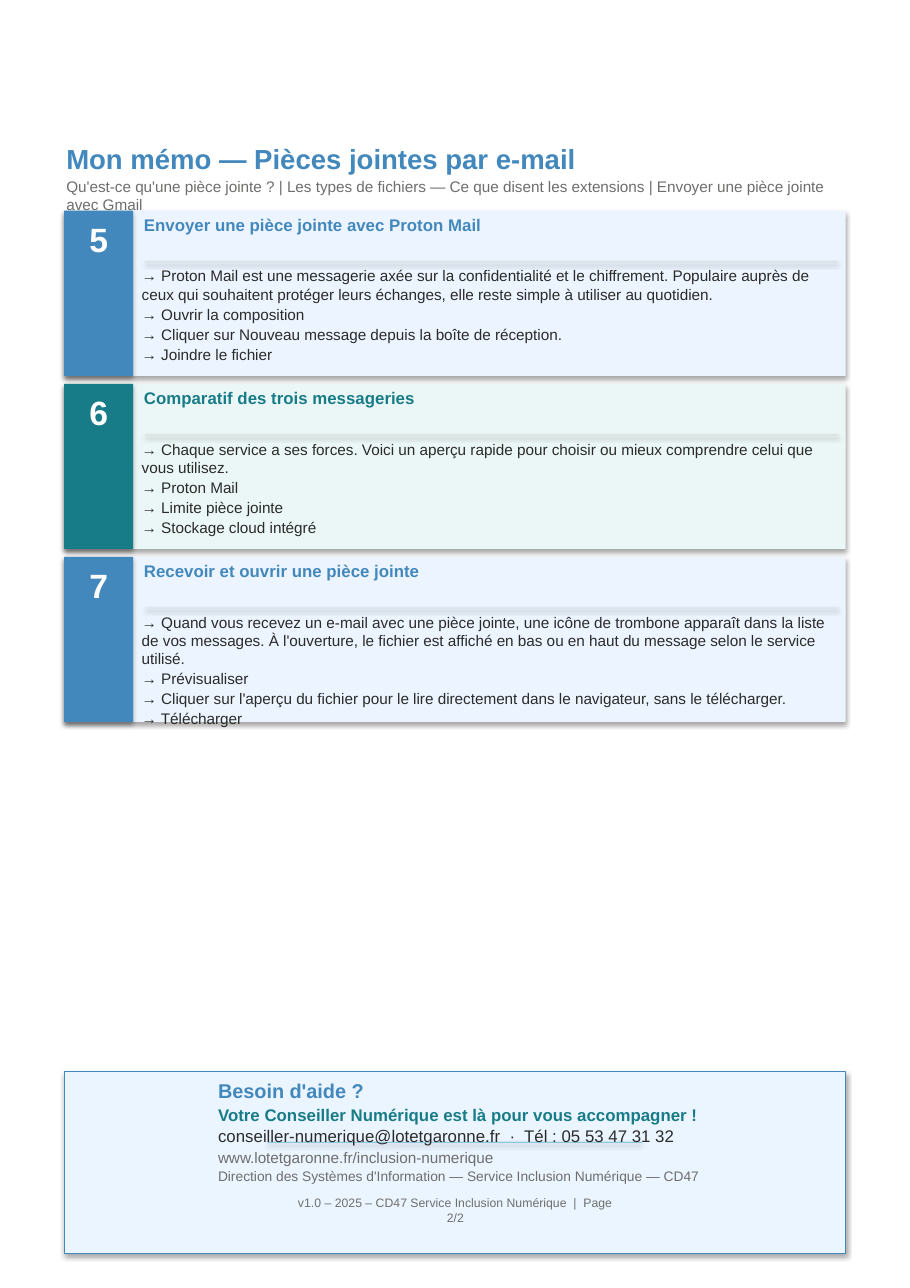
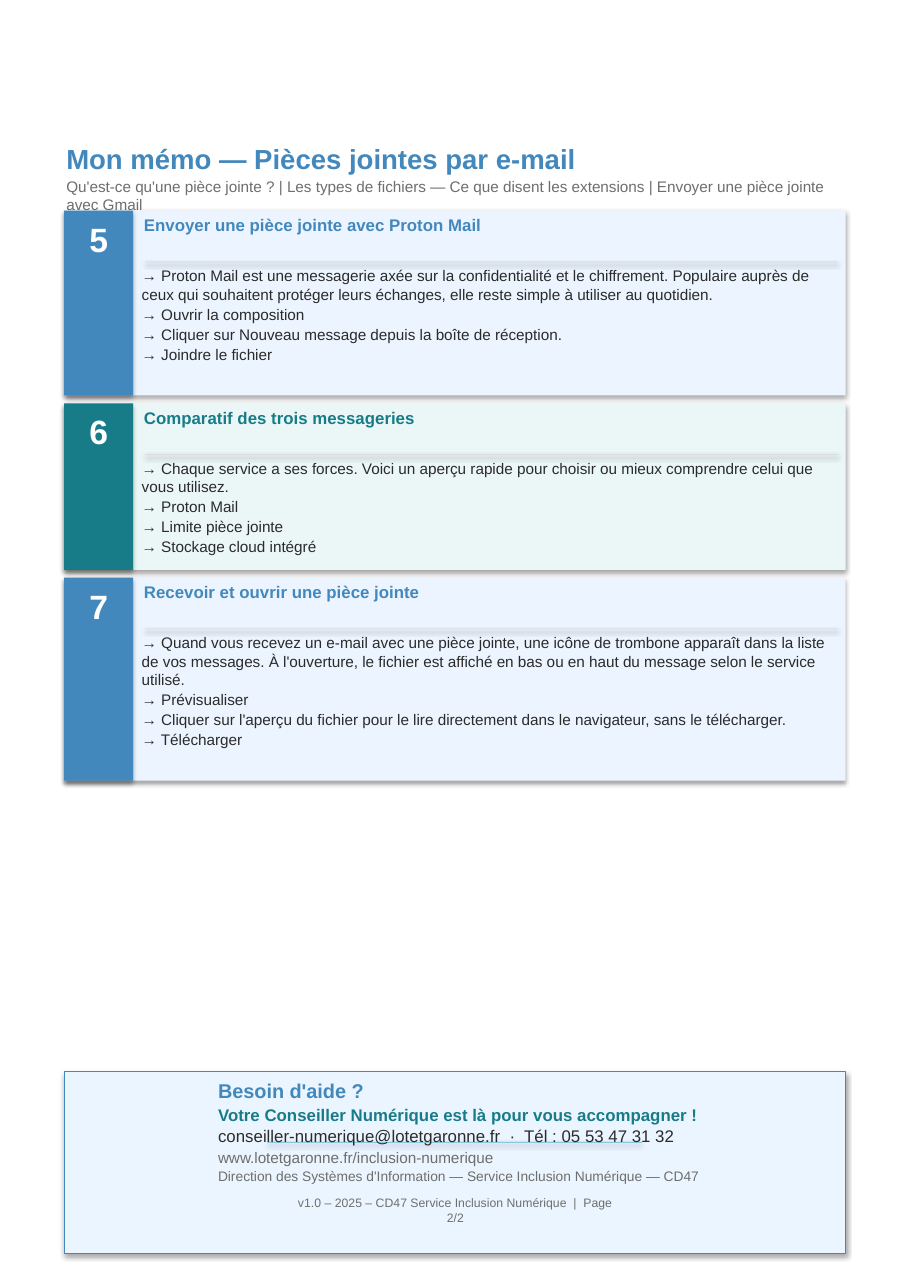
Before and after one commit to maswaddpt47-cmyk/REP_PEDA, a slide deck: slide 2 of assets/memos/B2-memo.pptx. Drawn at 910x1288 pixels with LibreOffice and Linux fonts; fonts in the diff are those of the drawing. Boxes give left, top, right and bottom in pixels: in the first picture for what was removed or moved away, otherwise in the second. Text is boxed around its words. In the diff, an @@ line names an element or a change of style, - is before the commit and + after.

```diff
--- a/assets/memos/B2-memo.pptx
+++ b/assets/memos/B2-memo.pptx
@@ rectangle: place and size @@
-rectangle at [64, 210, 846, 376]
+rectangle at [64, 210, 846, 396]
@@ rectangle: place and size @@
-rectangle at [64, 210, 133, 376]
+rectangle at [64, 210, 133, 396]
@@ 5 texts, 4 rectangles: place and size @@
-5 texts, 4 rectangles at [64, 383, 846, 609]
+5 texts, 4 rectangles at [64, 403, 846, 629]
@@ rectangle: place and size @@
-rectangle at [64, 557, 846, 723]
+rectangle at [64, 577, 846, 780]
@@ rectangle: place and size @@
-rectangle at [64, 557, 133, 723]
+rectangle at [64, 577, 133, 780]
@@ text "→ Quand vous recevez un ...": place and size @@
-text "→ Quand vous recevez un ..." at [142, 616, 825, 727]
+text "→ Quand vous recevez un ..." at [142, 636, 825, 748]
```
Also in this commit, not shown: 1 other slide changed, 20 other files.
